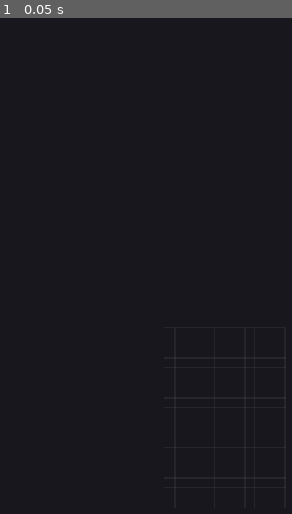
Above: before the commit, frame 1.
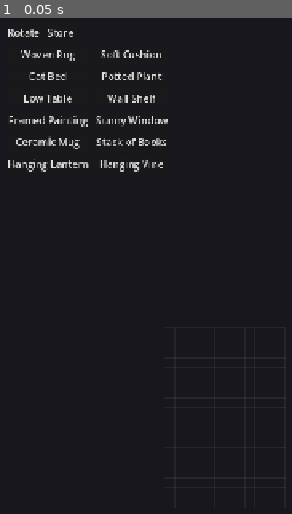
Above: after the commit, the same moment.

Repository: technobacon/Cat-game
Game: Godot game, scene res://scenes/main.tscn
Same seed, same stepped clock (60 frames per second), same inputs: the game is played once before the commit and once after it.
Inputs:
- Up to frame 1 (0.05 s): no input

The runs differ from the first frame. In frame 1, 2.4% of the frame differs, in the area x 2-58%, y 2-32%.
Error before the commit: Parse Error: Cannot infer the type of "cell" variable because the value doesn't have a set type. (res://src/room/placement_controller.gd:47)

Commit message:
Fix Godot 4.6 strict type inference; align CI to 4.6.3
Godot 4.4+ rejects ':=' when the value is Variant (autoload calls, untyped
node method calls). Give those locals explicit types across src/ and tests,
and bump CI + project feature tag from 4.3 to 4.6.3 so CI matches the editor
and catches this class of error.

Co-Authored-By: Claude Opus 4.8 <noreply@anthropic.com>
Claude-Session: https://claude.ai/code/session_0187hh5DZjFFBwW9eRuasyew

Diff:
--- a/game/project.godot
+++ b/game/project.godot
@@ -9,7 +9,7 @@
 config/name="Cozy Pet Game"
 config/description="A cozy waystation where wandering creatures rest. See DESIGN.md."
 run/main_scene="res://scenes/main.tscn"
-config/features=PackedStringArray("4.3", "GL Compatibility")
+config/features=PackedStringArray("4.6", "GL Compatibility")
 config/icon="res://icon.svg"
 
 [autoload]
--- a/game/src/main.gd
+++ b/game/src/main.gd
@@ -11,7 +11,7 @@
 func _ready() -> void:
 	var viewport := _build_world()
 
-	var room := ROOM_SCENE.instantiate()
+	var room: Node2D = ROOM_SCENE.instantiate()
 	viewport.add_child(room)
 
 	# Controller lives inside the SubViewport so input is already in room-space.
--- a/game/src/room/placement_controller.gd
+++ b/game/src/room/placement_controller.gd
@@ -44,7 +44,7 @@
 func _unhandled_input(event: InputEvent) -> void:
 	if room == null or not _is_primary_press(event):
 		return
-	var cell := room.world_to_cell(_event_pos(event))
+	var cell: Vector2i = room.world_to_cell(_event_pos(event))
 	_handle_tap(cell)
 
 
--- a/game/src/room/room_view.gd
+++ b/game/src/room/room_view.gd
@@ -22,7 +22,7 @@
 
 
 func _center_grid() -> void:
-	var gs := RoomState.model.grid_size
+	var gs: Vector2i = RoomState.model.grid_size
 	var px := Vector2(gs.x, gs.y) * TILE_PX
 	origin = (Vector2(BASE_RESOLUTION) - px) * 0.5
 
@@ -37,7 +37,7 @@
 
 
 func _draw() -> void:
-	var gs := RoomState.model.grid_size
+	var gs: Vector2i = RoomState.model.grid_size
 	var w := gs.x * TILE_PX
 	var h := gs.y * TILE_PX
 	for x in range(gs.x + 1):
@@ -54,7 +54,7 @@
 	for c in _items_root.get_children():
 		c.queue_free()
 	for p in RoomState.placements():
-		var it := RoomState.item(p.item_id)
+		var it: DecorItem = RoomState.item(p.item_id)
 		if it == null:
 			continue
 		_items_root.add_child(_make_visual(p, it))
--- a/game/src/ui/palette.gd
+++ b/game/src/ui/palette.gd
@@ -32,7 +32,7 @@
 	var grid := GridContainer.new()
 	grid.columns = 2
 	for id in RoomState.catalog.keys():
-		var it := RoomState.item(StringName(id))
+		var it: DecorItem = RoomState.item(StringName(id))
 		var b := Button.new()
 		b.text = it.display_name
 		b.pressed.connect(func() -> void: _controller.begin_placing(it.id))
--- a/game/tests/test_rng.gd
+++ b/game/tests/test_rng.gd
@@ -18,8 +18,8 @@
 func test_state_save_restore_continues_stream() -> void:
 	RNG.reseed(7)
 	RNG.randf()
-	var saved_state := RNG.get_state()
-	var expected := RNG.randf()
+	var saved_state: int = RNG.get_state()
+	var expected: float = RNG.randf()
 	RNG.set_state(saved_state)
-	var got := RNG.randf()
+	var got: float = RNG.randf()
 	assert_eq(got, expected, "Restoring RNG state continues the same stream")
--- a/game/tests/test_room_state.gd
+++ b/game/tests/test_room_state.gd
@@ -11,16 +11,16 @@
 
 func test_place_emits_room_changed() -> void:
 	watch_signals(EventBus)
-	var before := RoomState.placement_count()
+	var before: int = RoomState.placement_count()
 	RoomState.place(&"bed", Vector2i(0, 0))
 	assert_eq(RoomState.placement_count(), before + 1, "placement added")
 	assert_signal_emitted(EventBus, "room_changed")
 
 
 func test_placing_and_storing_is_free() -> void:
-	var coins_before := EconomyManager.coins()
+	var coins_before: int = EconomyManager.coins()
 	RoomState.place(&"rug", Vector2i(0, 0))
-	var pid := RoomState.placements()[0].pid
+	var pid: int = RoomState.placements()[0].pid
 	RoomState.store(pid)
 	assert_eq(EconomyManager.coins(), coins_before, "rearranging never costs currency (DESIGN §10)")
 
@@ -28,7 +28,7 @@
 func test_dump_restore_round_trip() -> void:
 	RoomState.place(&"bed", Vector2i(0, 0))
 	RoomState.place(&"table", Vector2i(5, 5))
-	var snapshot := RoomState.dump()
+	var snapshot: Dictionary = RoomState.dump()
 
 	RoomState.store(RoomState.placements()[0].pid)
 	assert_lt(RoomState.placement_count(), 2, "a placement was removed")
--- a/game/tests/test_smoke.gd
+++ b/game/tests/test_smoke.gd
@@ -26,9 +26,9 @@
 
 
 func test_save_round_trip() -> void:
-	var ok := SaveManager.save_state({"hello": "world"})
+	var ok: int = SaveManager.save_state({"hello": "world"})
 	assert_eq(ok, OK, "save_state returns OK")
-	var loaded := SaveManager.load_state()
+	var loaded: Dictionary = SaveManager.load_state()
 	# JSON numbers parse as float; compare as int against the version constant.
 	assert_eq(int(loaded.get("save_version")), SaveManager.SAVE_VERSION, "save_version is written")
 	var state: Dictionary = loaded.get("state", {})
Not shown, changed: .github/workflows/ci.yml
